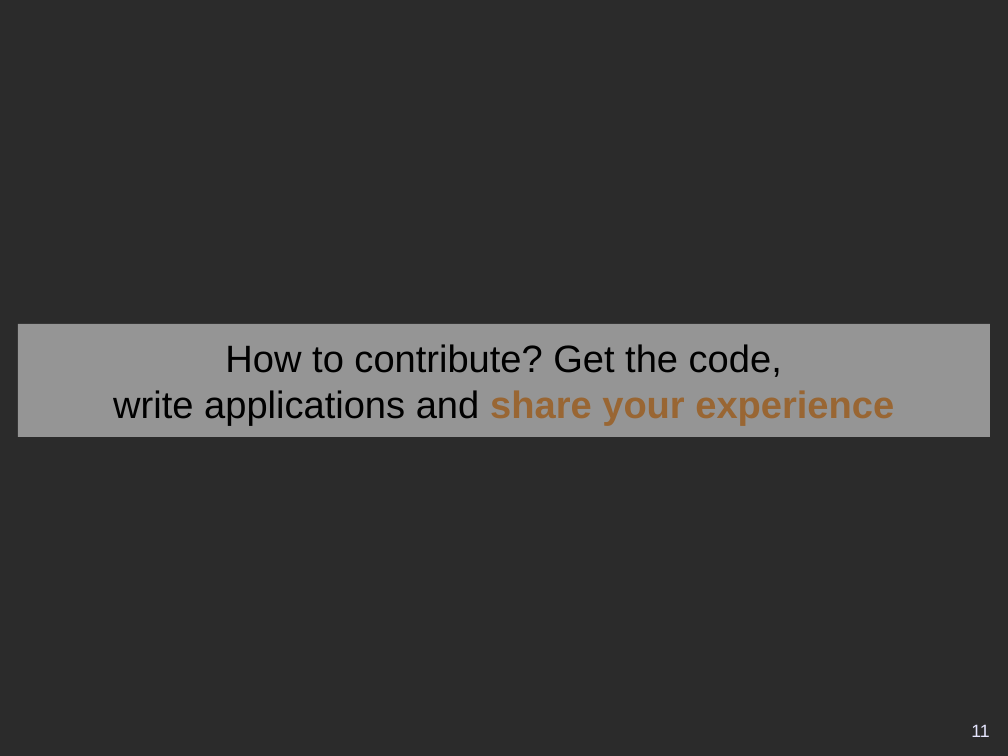
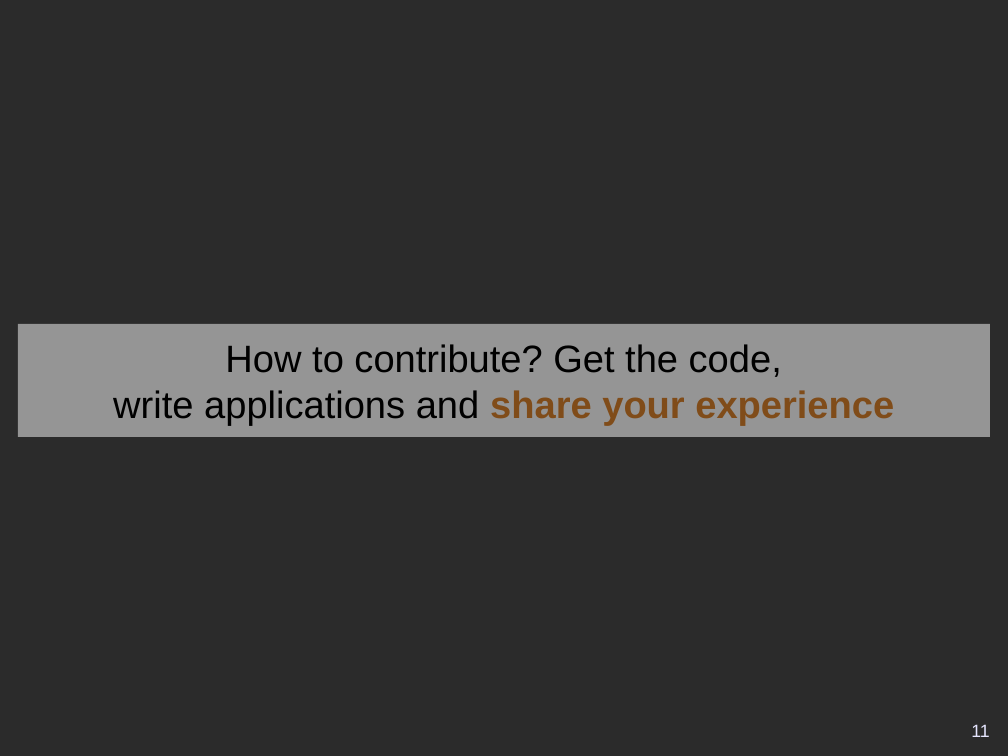
Before and after one commit to eric-brechemier/introduction_to_lb_js_scalableApp, a slide deck: slide 11 of introduction_to_lb_js_scalableApp.odp. Drawn at 1008x756 pixels with LibreOffice and Linux fonts; fonts in the diff are those of the drawing; background and template pictures are left out; a plain dark background stands for a picture behind light text. Boxes give left, top, right and bottom in pixels: in the first picture for what was removed or moved away, otherwise in the second. Text is boxed around its words. In the diff, an @@ line names an element or a change of style, - is before the commit and + after.

```diff
--- a/introduction_to_lb_js_scalableApp.odp
+++ b/introduction_to_lb_js_scalableApp.odp
@@ title "How to contribute? Get the ..." at <box>18,324,991,436</box>: text colour #996633 to #804C19 in "share your experience" @@
```
Also in this commit, not shown: 5 other slides changed, 1 slide added, 1 slide removed.
